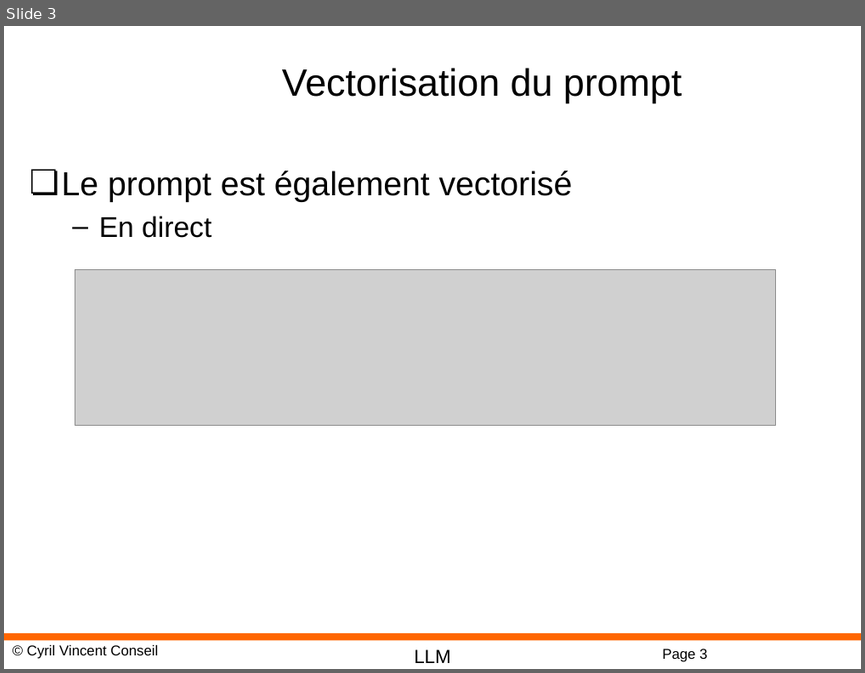
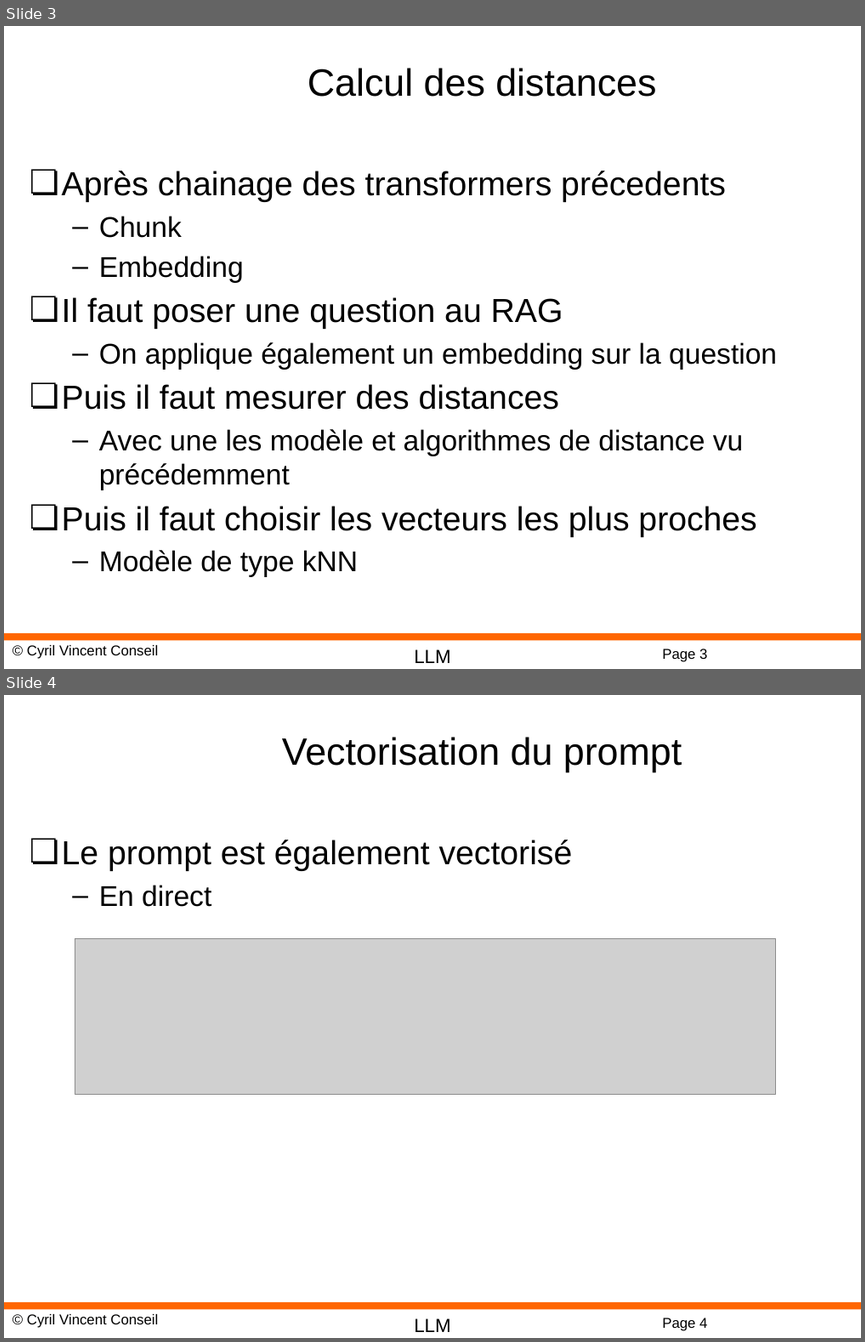
Before and after one commit to cyrilvincent/rag, a slide deck: ppt/RAG05-Retrieval.pptx. Shown one above the other, each under a label of ours: slide 3 before the commit, slides 3 and 4 after it. The pictures are 865x673 and 865x1342 pixels, drawn with LibreOffice and Linux fonts; fonts in the diff are those of the drawing; grey boxes stand for pictures; background and template pictures are left out. Boxes give left, top, right and bottom in pixels: in the first picture for what was removed or moved away, otherwise in the second. Text is boxed around its words. In the diff, an @@ line names an element or a change of style, - is before the commit and + after.

```diff
--- a/ppt/RAG05-Retrieval.pptx
+++ b/ppt/RAG05-Retrieval.pptx
@@ slide 3 added at bbox=[4, 26, 861, 669], background #FFFFFF; not listed: 4 template elements that a slide beside it also shows @@
@@ title added at bbox=[307, 68, 656, 97], 32 pt, text #000000 @@
+Calcul des distances
@@ text added at bbox=[62, 170, 777, 577], 28 pt, text #000000 @@
+❏ Après chainage des transformers précedents
+  – Chunk
+  – Embedding
+❏ Il faut poser une question au RAG
+  – On applique également un embedding sur la question
+❏ Puis il faut mesurer des distances
+  – Avec une les modèle et algorithmes de distance vu précédemment
+❏ Puis il faut choisir les vecteurs les plus proches
+  – Modèle de type kNN
@@ what was slide 3 is now slide 4 @@
@@ page number at bbox=[662, 1317, 707, 1331]: text changed @@
-Page 3
+Page 4
```
Also in this commit, not shown: 3 slides changed, 9 other slides added, 14 other files.
